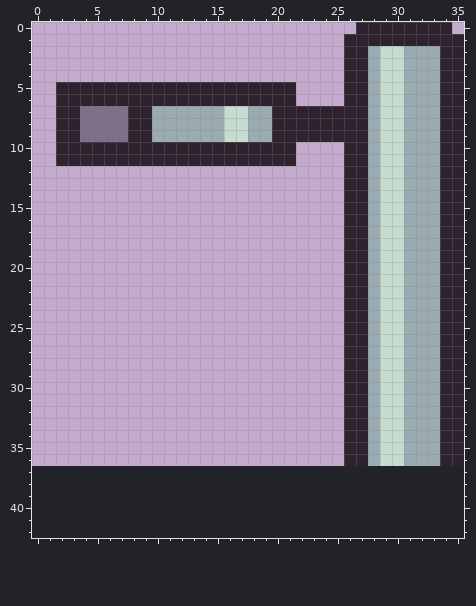
Two versions of one pixel-art sprite, Assets/Textures/anim_broken_bottle_grabber/anim_broken_bottle_grabber8.png. This is how it looked before the edit.
The file is 36x37 pixels. The old version is drawn lined up with the new one, on the new canvas.
New version:
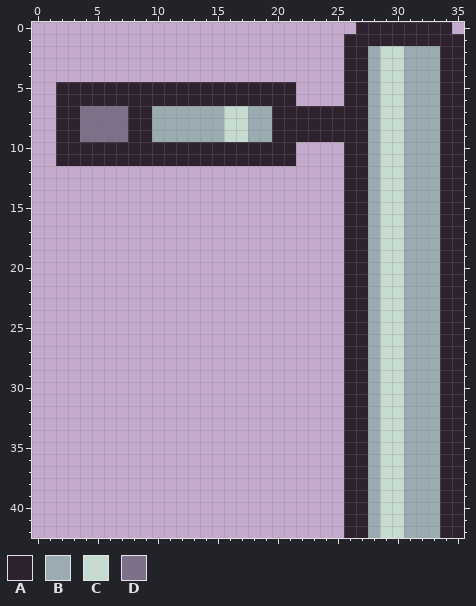
Palette (. is transparent): A #2e222f  B #9babb2  C #c7dcd0  D #7f708a
The edit:
canvas 36x37 -> 36x43
@@ x 24..35 @@
 36 ..AABCCBBBAA
-37 ............
-38 ............
-39 ............
-40 ............
-41 ............
-42 ............
+37 ..AABCCBBBAA
+38 ..AABCCBBBAA
+39 ..AABCCBBBAA
+40 ..AABCCBBBAA
+41 ..AABCCBBBAA
+42 ..AABCCBBBAA
Changed places in both pictures, as pixel boxes (x1, y1, x2, y2):
added: (344, 466, 464, 538)
